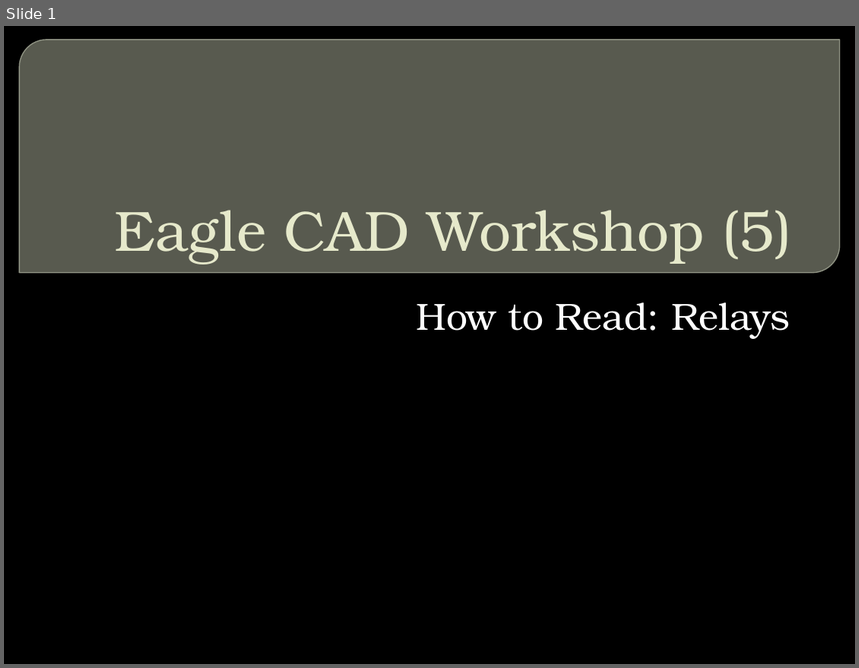
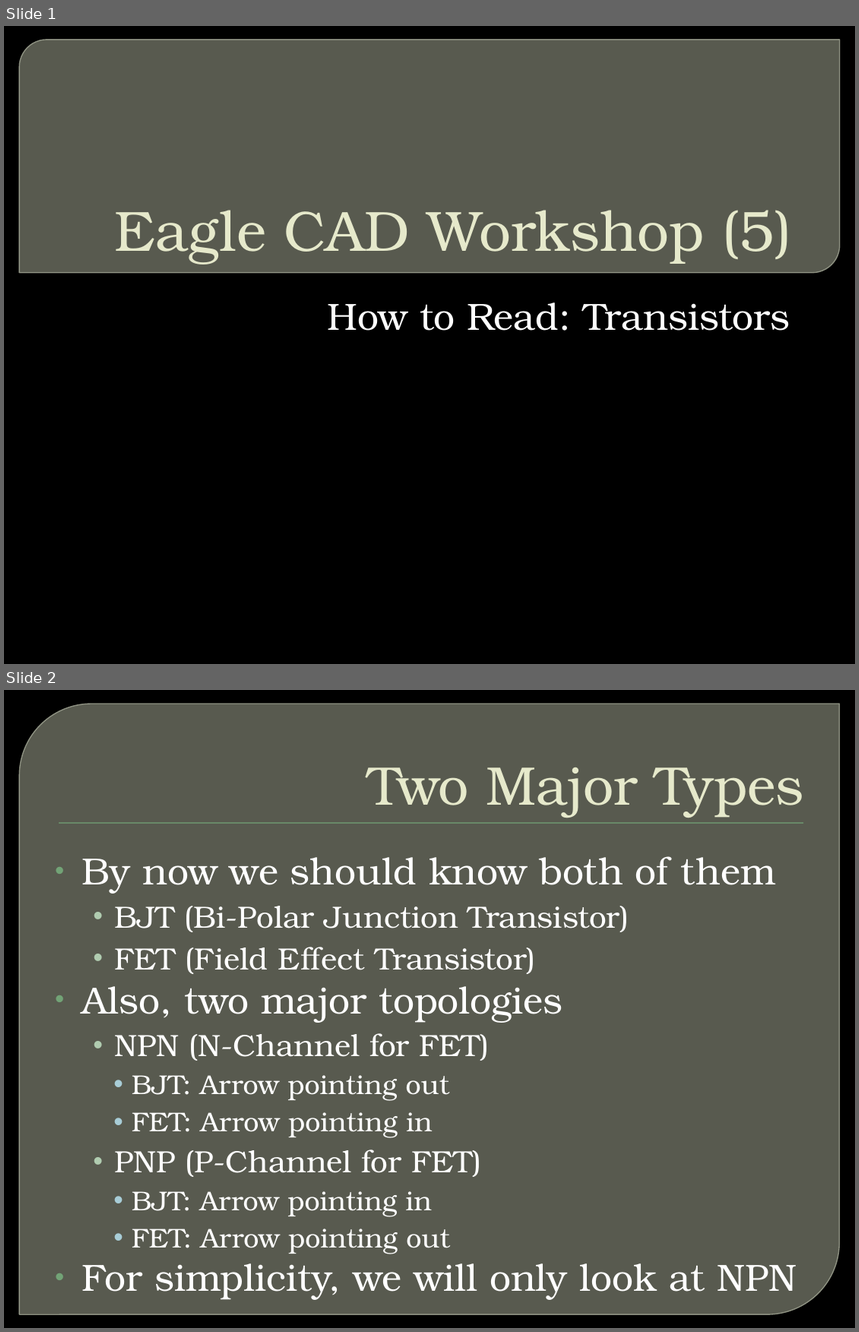
Before and after one commit to CSPon/Workshop_Materials, a slide deck: Workshop_Slides/Eagle CAD/Eagle CAD Workshop (5).pptx. Shown one above the other, each under a label of ours: slide 1 before the commit, slides 1 and 2 after it. The pictures are 859x668 and 859x1332 pixels, drawn with LibreOffice and Linux fonts; fonts in the diff are those of the drawing; background and template pictures are left out. Boxes give left, top, right and bottom in pixels: in the first picture for what was removed or moved away, otherwise in the second. Text is boxed around its words. In the diff, an @@ line names an element or a change of style, - is before the commit and + after.

```diff
--- a/Workshop_Slides/Eagle CAD/Eagle CAD Workshop (5).pptx
+++ b/Workshop_Slides/Eagle CAD/Eagle CAD Workshop (5).pptx
@@ slide 2 added at (4, 690, 855, 1328), background picture (left out) @@
@@ round diag rect added at (19, 704, 840, 1315), fill #888B7B at 65% opacity, outline #9DA090 0.87 pt @@
@@ title added at (368, 768, 804, 818), 46 pt, text #E7EACB @@
+Two Major Types
@@ rectangle added at (59, 823, 804, 824), fill #72A376 @@
@@ text added at (82, 856, 797, 1300), 26 pt, text #FFFFFF @@
+• By now we should know both of them
+  • BJT (Bi-Polar Junction Transistor)
+  • FET (Field Effect Transistor)
+• Also, two major topologies
+  • NPN (N-Channel for FET)
+    • BJT: Arrow pointing out
+    • FET: Arrow pointing in
+  • PNP (P-Channel for FET)
+    • BJT: Arrow pointing in
+    • FET: Arrow pointing out
+• For simplicity, we will only look at NPN
@@ slide 1 changed as well @@
@@ subtitle at (328, 303, 790, 331): text changed @@
-How to Read: Relays
+How to Read: Transistors
```
Also in this commit, not shown: 7 other slides added, 4 slides removed, 4 other files.
